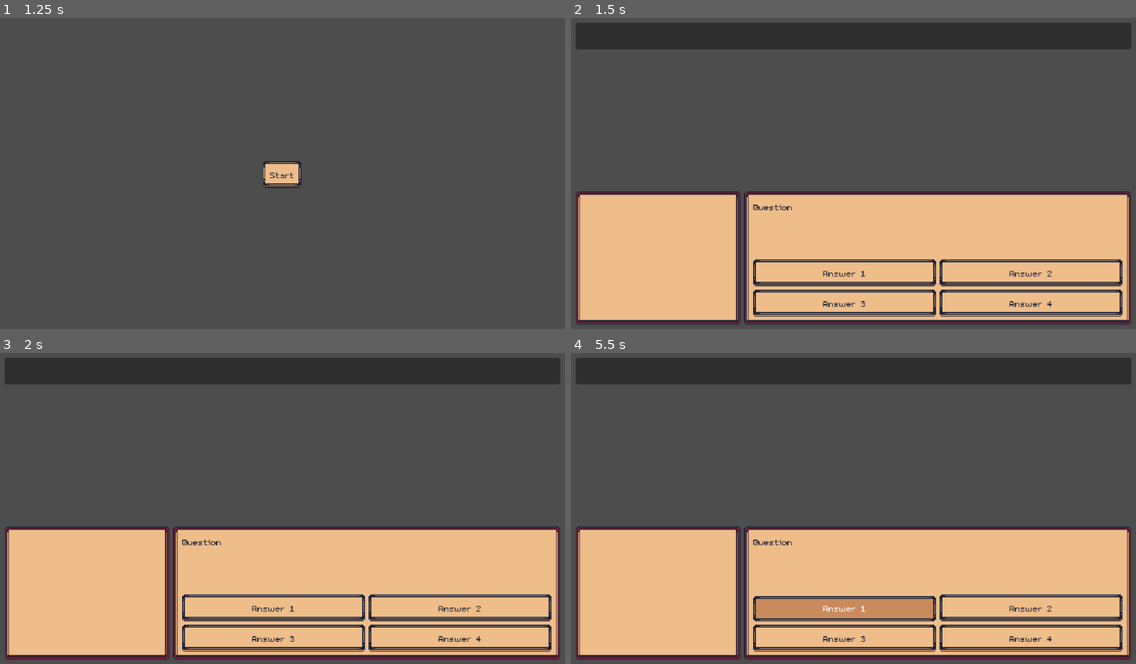
Above: before the commit, frames 1-4 (two rows, left to right).
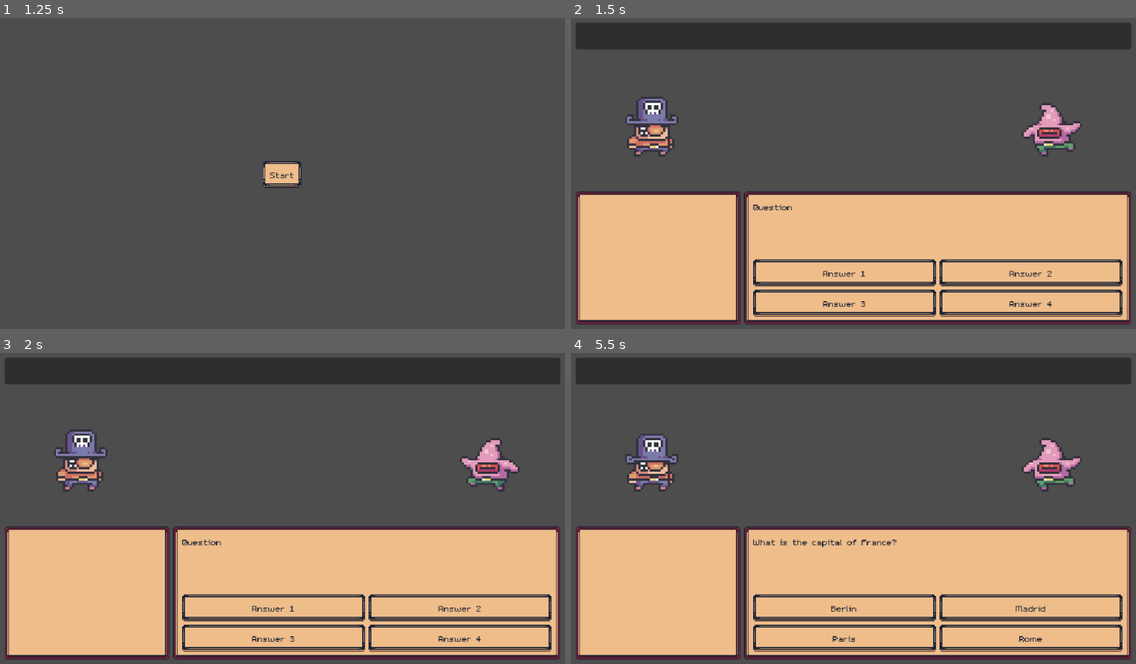
Above: after the commit, the same moments.

Repository: dev-laww/knight-quest
Game: Godot game, scene res://scenes/main.tscn
Two runs of this game, one before a commit and one after it. Both use one fixed random seed, a clock stepped at 60 frames per second and the inputs below.
Inputs:
- Up to frame 1 (1.25 s): click "Login" at 0.5 s
- Up to frame 2 (1.5 s): click "Start" at 1.25 s
- Up to frame 3 (2 s): no input
- Up to frame 4 (5.5 s): click "Answer 1" at 2 s; click "Answer 2" at 2.75 s; click "Answer 3" at 3.5 s; click "Answer 4" at 4.25 s; click "Answer 1" at 5 s

Frame 1 is identical in both runs. In frame 2, 2.1% of the frame differs, in the area x 9-91%, y 25-45%; in frame 3, 2.1%; in frame 4, 4.9%, in the area x 9-91%, y 25-93%.
Error before the commit: Invalid access to property or key 'pressed' on a base object of type 'null instance'. (res://scripts/world/battle.gd:13)

Commit message:
feat: integrate RunManager and update battle logic

Diff:
--- a/knight-quest/scenes/world/battle.tscn
+++ b/knight-quest/scenes/world/battle.tscn
@@ -1,16 +1,21 @@
-[gd_scene load_steps=7 format=3 uid="uid://0ioux0qjw16k"]
+[gd_scene load_steps=8 format=3 uid="uid://0ioux0qjw16k"]
 
 [ext_resource type="PackedScene" uid="uid://bbw6djrw7xne1" path="res://scenes/components/managers/question_manager.tscn" id="1_ehm8x"]
 [ext_resource type="Script" uid="uid://d1qjlor5wiia2" path="res://scripts/world/battle.gd" id="1_fs26p"]
 [ext_resource type="PackedScene" uid="uid://cf6rph7p0k8y7" path="res://scenes/ui/overlays/heads_up_display.tscn" id="1_hjx2g"]
 [ext_resource type="PackedScene" uid="uid://dqpduk7nq4wmo" path="res://scenes/entities/characters/player.tscn" id="2_ehm8x"]
 [ext_resource type="PackedScene" uid="uid://yev5xqmq1t2q" path="res://scenes/entities/enemies/star.tscn" id="3_fs26p"]
+[ext_resource type="PackedScene" uid="uid://hojvr8au35xp" path="res://scenes/components/managers/run_manager.tscn" id="4_5r7dh"]
 [ext_resource type="PackedScene" uid="uid://dfdm55jit0843" path="res://scenes/components/managers/turn_manager.tscn" id="4_t5uxl"]
 
 [node name="Battle" type="Node2D"]
 script = ExtResource("1_fs26p")
 player_scene = ExtResource("2_ehm8x")
 enemy_scene = ExtResource("3_fs26p")
+
+[node name="RunManager" parent="." node_paths=PackedStringArray("question_manager", "turn_manager") instance=ExtResource("4_5r7dh")]
+question_manager = NodePath("../QuestionManager")
+turn_manager = NodePath("../TurnManager")
 
 [node name="QuestionManager" parent="." node_paths=PackedStringArray("heads_up_display") instance=ExtResource("1_ehm8x")]
 heads_up_display = NodePath("../UI/HeadsUpDisplay")
--- a/knight-quest/scripts/components/managers/run_manager.gd
+++ b/knight-quest/scripts/components/managers/run_manager.gd
@@ -10,4 +10,4 @@
 
 
 func _ready() -> void:
-    pass
+    get_tree().create_timer(4).timeout.connect(turn_manager.start)
--- a/knight-quest/scripts/world/battle.gd
+++ b/knight-quest/scripts/world/battle.gd
@@ -5,13 +5,10 @@
 
 
 @onready var turn_manager: TurnManager = $TurnManager
-@onready var start_button: Button = $StartButton
 @onready var heads_up_display: HeadsUpDisplay = %HeadsUpDisplay
 
 
 func _ready() -> void:
-    start_button.pressed.connect(turn_manager.start)
-
     var player = player_scene.instantiate()
     var enemy = enemy_scene.instantiate()
 
